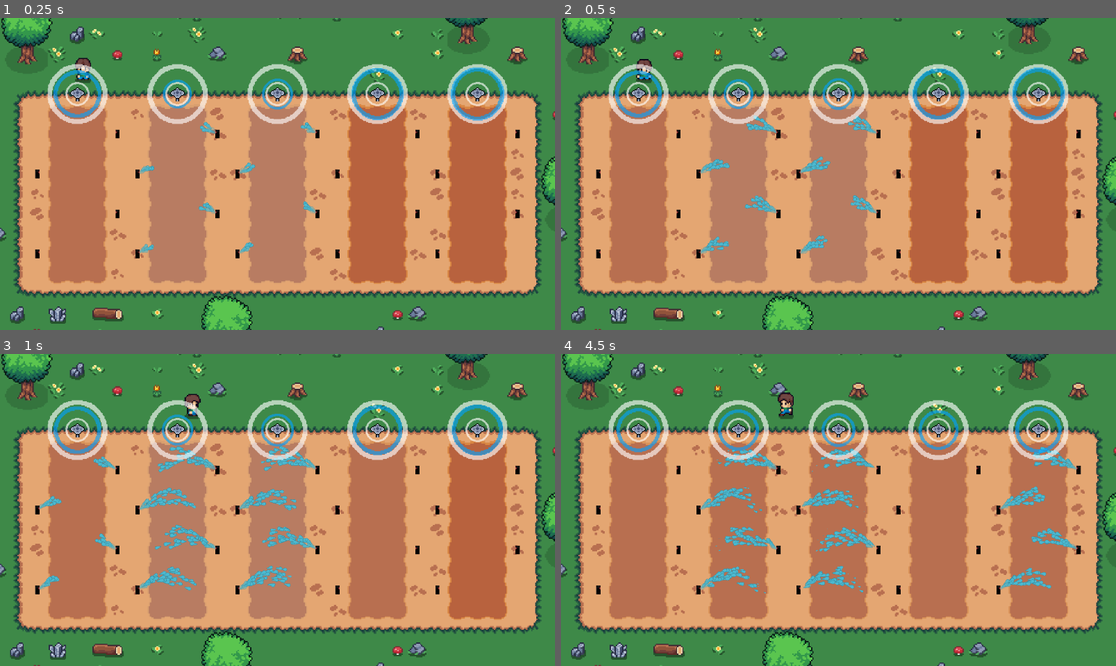
Above: before the commit, frames 1-4 (two rows, left to right).
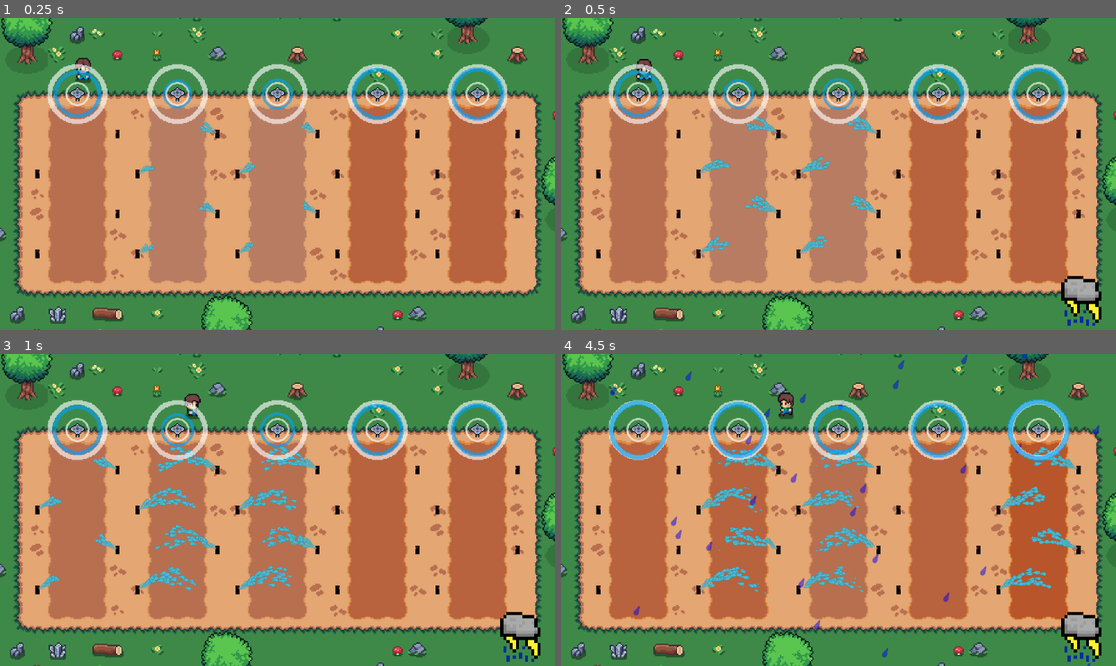
Above: after the commit, the same moments.

Repository: Omurex/PrecAg-SprinklerDash
Game: Godot game, scene res://Objects/GameScenes/main_game.tscn
Same seed, same stepped clock (60 frames per second), same inputs: the game is played once before the commit and once after it.
Inputs:
- Up to frame 1 (0.25 s): no input
- Up to frame 2 (0.5 s): no input
- Up to frame 3 (1 s): hold D (right) from 0.53 s (still down); tap Space (interact) at 0.6 s
- Up to frame 4 (4.5 s): release D (right) at 1.28 s; hold A (left) 1.28-2.03 s; tap Space (interact) every 0.75 s from 1.35 to 4.35 s; hold D (right) 2.03-3.53 s; hold A (left) from 3.53 s (still down)

Frame 1 is identical in both runs. In frame 2, 1.1% of the frame differs, in the area x 9-98%, y 15-99%; in frame 3, 1.8%; in frame 4, 9.8%, in the area x 8-98%, y 0-100%.

Commit message:
Got rain particles working and balanced rain weather effect more

Diff:
--- a/Objects/GameScenes/main_game.tscn
+++ b/Objects/GameScenes/main_game.tscn
@@ -6,6 +6,7 @@
 [ext_resource type="Script" path="res://Objects/zMisc/field.gd" id="4_0xgus"]
 [ext_resource type="PackedScene" uid="uid://bpncji1vsivr7" path="res://Objects/Sprinkler/sprinkler_nozzle.tscn" id="5_8yrca"]
 [ext_resource type="PackedScene" uid="uid://bp6dwhn3mnlt4" path="res://Objects/Weather/weather_system.tscn" id="6_87syu"]
+[ext_resource type="Texture2D" uid="uid://b2o5is7ohin8k" path="res://Art/Sprites/WeatherIcons/RainWeatherIcon.png" id="6_i8wiv"]
 [ext_resource type="Script" path="res://Objects/zMisc/weather_icon_visual.gd" id="6_mvg1y"]
 
 [sub_resource type="RectangleShape2D" id="RectangleShape2D_c8c8p"]
@@ -136,8 +137,19 @@
 tex_rect = NodePath("TextureRect")
 
 [node name="TextureRect" type="TextureRect" parent="CanvasLayer"]
-offset_right = 168.0
-offset_bottom = 168.0
+anchors_preset = -1
+anchor_left = 0.896
+anchor_top = 0.827
+anchor_right = 0.986
+anchor_bottom = 0.988
+offset_left = -0.192017
+offset_top = 0.104004
+offset_right = 0.12793
+offset_bottom = -0.223999
+grow_horizontal = 0
+grow_vertical = 0
+texture = ExtResource("6_i8wiv")
+stretch_mode = 4
 
 [node name="WeatherSystem" parent="." node_paths=PackedStringArray("field") instance=ExtResource("6_87syu")]
 field = NodePath("../Field")
--- a/Objects/Weather/Effects/Rain/rain_weather_effect.gd
+++ b/Objects/Weather/Effects/Rain/rain_weather_effect.gd
@@ -4,6 +4,67 @@
 
 
 @export_group("References")
+@export var rain_particle_system : GPUParticles2D
 
 
 @export_group("Properties")
+@export var offset_from_field : Vector2 = Vector2(0, 0)
+@export var x_bound_padding : float = 0
+
+
+
+
+func _ready() -> void:
+
+	super()
+
+	var avg_pos := calculate_row_avg_pos()
+	rain_particle_system.global_position = avg_pos + offset_from_field
+
+	var process_material = rain_particle_system.process_material as ParticleProcessMaterial
+	var extents = process_material.emission_box_extents
+	var x_bounds = calculate_field_x_bounds()
+	process_material.emission_box_extents = \
+		Vector3((x_bounds.y - x_bounds.x) / 2.0 + x_bound_padding, extents.y, extents.z)
+
+	pass
+
+
+
+## Returns 0: Average position, 1: X bounds
+func calculate_field_vars() -> Array:
+
+	var ret : Array
+
+	ret.push_back(calculate_row_avg_pos())
+	ret.push_back(calculate_field_x_bounds())
+
+	return ret
+
+
+func calculate_row_avg_pos() -> Vector2:
+
+	var avg := Vector2(0, 0)
+
+	for row in field.rows:
+		avg += row.global_position
+
+	avg /= field.rows.size()
+
+	return avg
+
+
+## Returns 0: Lower x bound, 1: Upper x bound
+func calculate_field_x_bounds() -> Vector2:
+
+	var bounds := Vector2(INF, -INF)
+
+	for row in field.rows:
+
+		if row.global_position.x < bounds.x:
+			bounds.x = row.global_position.x
+
+		if row.global_position.x > bounds.y:
+			bounds.y = row.global_position.x
+
+	return bounds
--- a/Objects/Weather/Effects/Rain/rain_weather_effect.tscn
+++ b/Objects/Weather/Effects/Rain/rain_weather_effect.tscn
@@ -1,12 +1,33 @@
-[gd_scene load_steps=4 format=3 uid="uid://cscn34776cjny"]
+[gd_scene load_steps=6 format=3 uid="uid://cscn34776cjny"]
 
 [ext_resource type="Script" path="res://Objects/Weather/Effects/Rain/rain_weather_effect.gd" id="1_ufp2j"]
 [ext_resource type="PackedScene" uid="uid://bcf5tuvvbo1bl" path="res://Objects/HydrationModifier/hydration_modifier.tscn" id="2_mao25"]
 [ext_resource type="Texture2D" uid="uid://b2o5is7ohin8k" path="res://Art/Sprites/WeatherIcons/RainWeatherIcon.png" id="3_m8fjk"]
+[ext_resource type="Texture2D" uid="uid://okfrt08oq3eg" path="res://Art/Sprites/WaterDroplet.png" id="4_q1upa"]
 
-[node name="RainWeatherEffect" type="Node"]
+[sub_resource type="ParticleProcessMaterial" id="ParticleProcessMaterial_d43y5"]
+particle_flag_align_y = true
+particle_flag_disable_z = true
+emission_shape = 3
+emission_box_extents = Vector3(1, 1, 1)
+gravity = Vector3(-48, 98, 0)
+scale_min = 0.5
+scale_max = 0.5
+color = Color(0, 0, 1, 0.498039)
+
+[node name="RainWeatherEffect" type="Node" node_paths=PackedStringArray("rain_particle_system")]
 script = ExtResource("1_ufp2j")
+rain_particle_system = NodePath("RainParticleSystem")
+offset_from_field = Vector2(100, -100)
+x_bound_padding = 100.0
 hydration_modifier_packed = ExtResource("2_mao25")
 weather_icon = ExtResource("3_m8fjk")
-hydration_modifier_amount = 10.0
+hydration_modifier_amount = 5.0
 duration_range = Vector2(8, 16)
+
+[node name="RainParticleSystem" type="GPUParticles2D" parent="."]
+modulate = Color(0, 0, 1, 1)
+amount = 100
+process_material = SubResource("ParticleProcessMaterial_d43y5")
+texture = ExtResource("4_q1upa")
+lifetime = 5.0
--- a/Objects/Weather/weather_system.tscn
+++ b/Objects/Weather/weather_system.tscn
@@ -7,7 +7,7 @@
 script = ExtResource("1_nvbru")
 weather_effects = Array[PackedScene]([ExtResource("2_tyrrb")])
 timer = NodePath("Timer")
-first_weather_effect_delay_range = Vector2(5, 10)
+first_weather_effect_delay_range = Vector2(0, 0.5)
 weather_effect_delay_range = Vector2(5, 10)
 
 [node name="Timer" type="Timer" parent="."]
--- a/Objects/zMisc/weather_icon_visual.gd
+++ b/Objects/zMisc/weather_icon_visual.gd
@@ -16,6 +16,8 @@
 
 	weather_system.on_weather_effect_started.connect(show_icon)
 	weather_system.on_weather_effect_ended.connect(hide_icon)
+
+	hide_icon(null)
 
 	pass
 
Not shown: 1 places in Objects/GameScenes/main_game.tscn that only renumber resources
